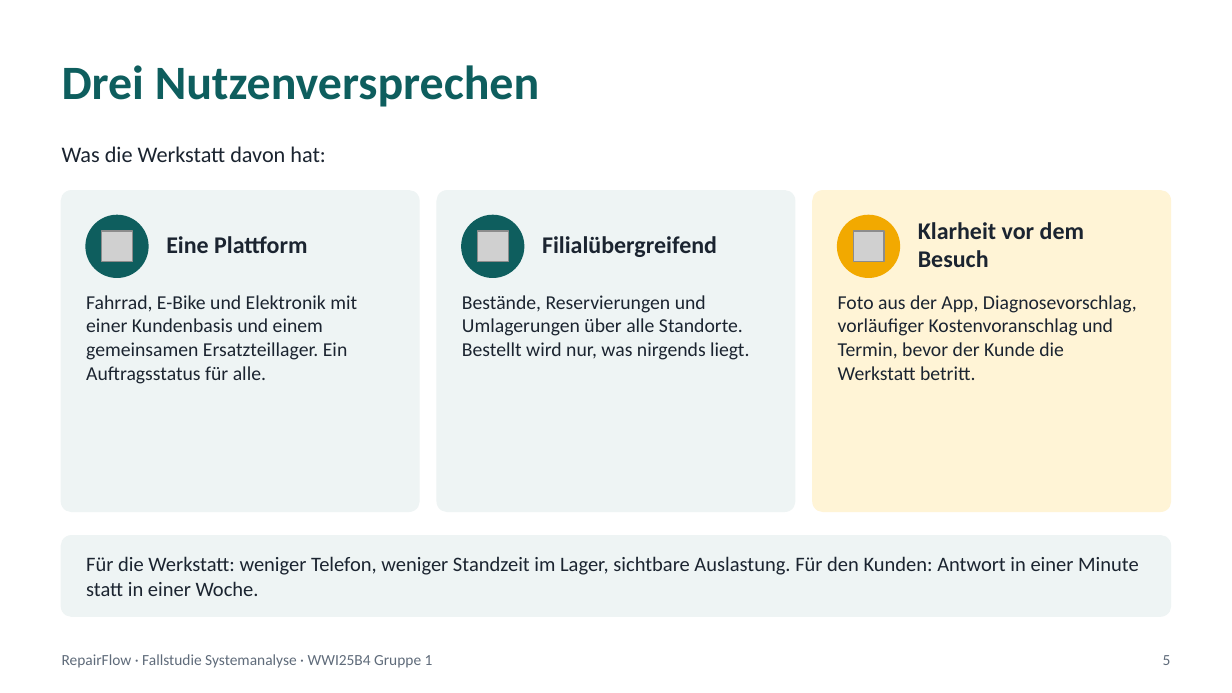
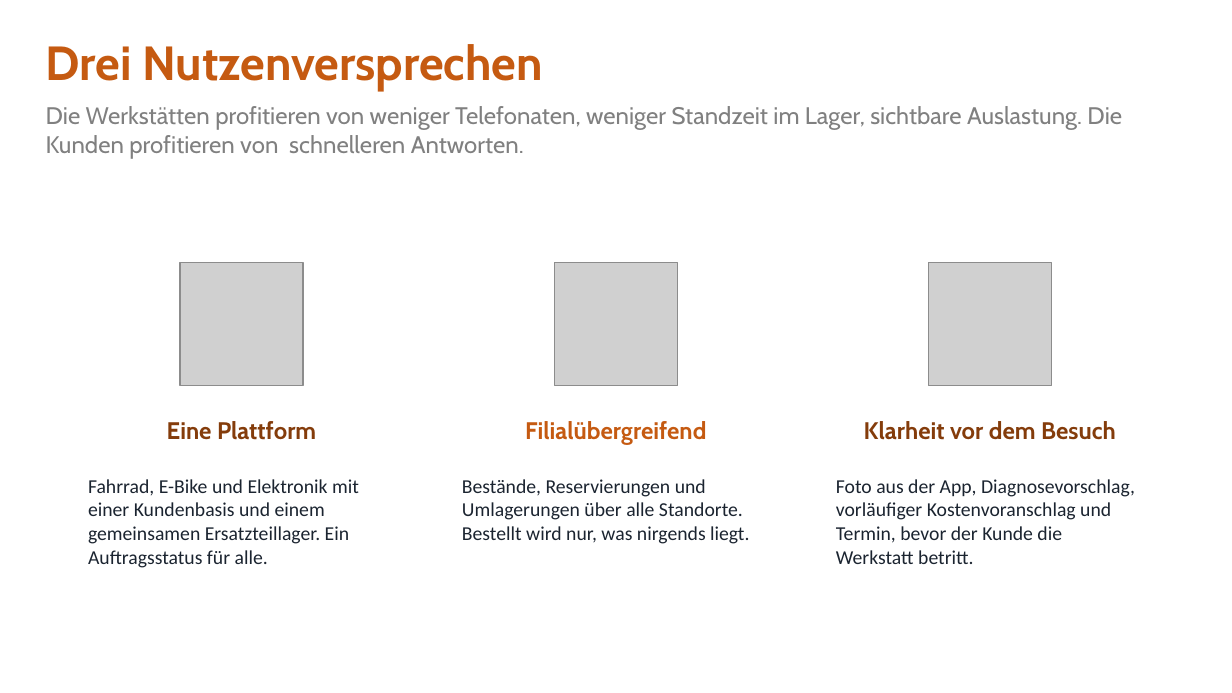
Before and after one commit to jakobschwan123-cmd/casestudy-semester-3, a slide deck: slide 5 of 4_praesentation/Abschlusspraesentation.pptx. Drawn at 1232x693 pixels with LibreOffice and Linux fonts; fonts in the diff are those of the drawing; grey boxes stand for pictures. Boxes give left, top, right and bottom in pixels: in the first picture for what was removed or moved away, otherwise in the second. Text is boxed around its words. In the diff, an @@ line names an element or a change of style, - is before the commit and + after.

Commit message:
[T05 2026-10-15] docs: update presentation

```diff
--- a/4_praesentation/Abschlusspraesentation.pptx
+++ b/4_praesentation/Abschlusspraesentation.pptx
@@ text added at (46,44,1122,159), 14 pt, text #808080 @@
+Drei Nutzenversprechen
+Die Werkstätten profitieren von weniger Telefonaten, weniger Standzeit im Lager, sichtbare Auslastung. Die Kunden profitieren von schnelleren Antworten.
@@ text removed at (62,65,539,107) @@
-Drei Nutzenversprechen
@@ text removed at (62,146,325,162) @@
-Was die Werkstatt davon hat:
@@ rounded rectangle removed at (62,191,419,511) @@
@@ rounded rectangle removed at (437,191,795,511) @@
@@ rounded rectangle removed at (813,191,1170,511) @@
@@ ellipse removed at (86,216,148,277) @@
@@ picture removed at (101,232,132,262) @@
@@ ellipse removed at (462,216,524,277) @@
@@ picture removed at (478,232,509,262) @@
@@ ellipse removed at (838,216,899,277) @@
@@ picture removed at (853,232,883,262) @@
@@ picture added at (180,262,303,386) @@
@@ picture added at (554,262,678,386) @@
@@ picture added at (928,262,1051,386) @@
@@ text "Eine Plattform": place and size @@
-text "Eine Plattform" at (166,236,307,253)
+text "Eine Plattform" at (167,421,316,440)
@@ text "Eine Plattform" at (167,421,316,440): font Calibri to Cabin, text colour #1B2430 to #843C0B; alignment left to centre @@
@@ text "Filialübergreifend": place and size @@
-text "Filialübergreifend" at (542,236,717,257)
+text "Filialübergreifend" at (525,421,706,445)
@@ text "Filialübergreifend" at (525,421,706,445): font Calibri to Cabin, text colour #1B2430 to #C55A11; alignment left to centre @@
@@ text "Klarheit vor dem Besuch" at (864,421,1116,440): font Calibri to Cabin, text colour #1B2430 to #843C0B; alignment left to centre @@
@@ text "Klarheit vor dem Besuch": place and size @@
-text "Klarheit vor dem Besuch" at (918,222,1084,267)
+text "Klarheit vor dem Besuch" at (864,421,1116,440)
@@ text "Fahrrad, E-Bike und Elektronik mit ...": place and size @@
-text "Fahrrad, E-Bike und Elektronik mit ..." at (86,295,357,384)
+text "Fahrrad, E-Bike und Elektronik mit ..." at (88,479,359,568)
@@ text "Bestände, Reservierungen und Umlagerungen über ...": place and size @@
-text "Bestände, Reservierungen und Umlagerungen über ..." at (462,295,749,360)
+text "Bestände, Reservierungen und Umlagerungen über ..." at (462,479,749,544)
@@ text "Foto aus der App, Diagnosevorschlag, ...": place and size @@
-text "Foto aus der App, Diagnosevorschlag, ..." at (838,295,1137,380)
+text "Foto aus der App, Diagnosevorschlag, ..." at (836,479,1135,564)
@@ rounded rectangle removed at (62,536,1170,616) @@
@@ text removed at (86,556,1139,596) @@
-Für die Werkstatt: weniger Telefon, weniger Standzeit im Lager, sichtbare Auslastung. Für den Kunden: Antwort in einer Minute statt in einer Woche.
@@ text removed at (62,654,433,668) @@
-RepairFlow · Fallstudie Systemanalyse · WWI25B4 Gruppe 1
@@ text removed at (1163,655,1171,665) @@
-5
```
